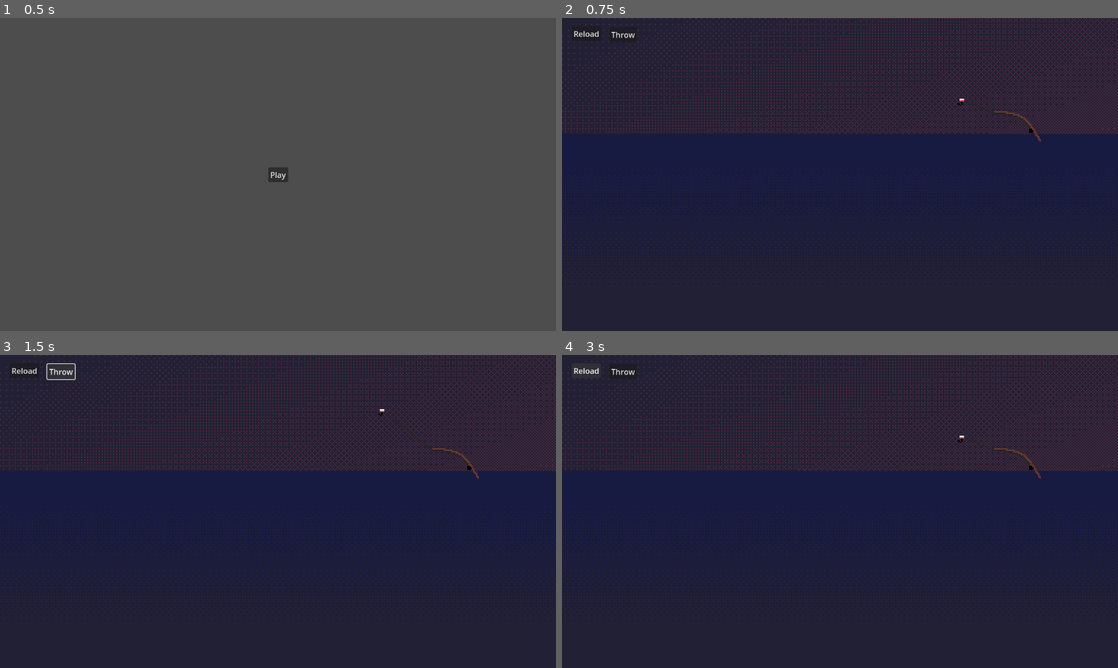
Above: before the commit, frames 1-4 (two rows, left to right).
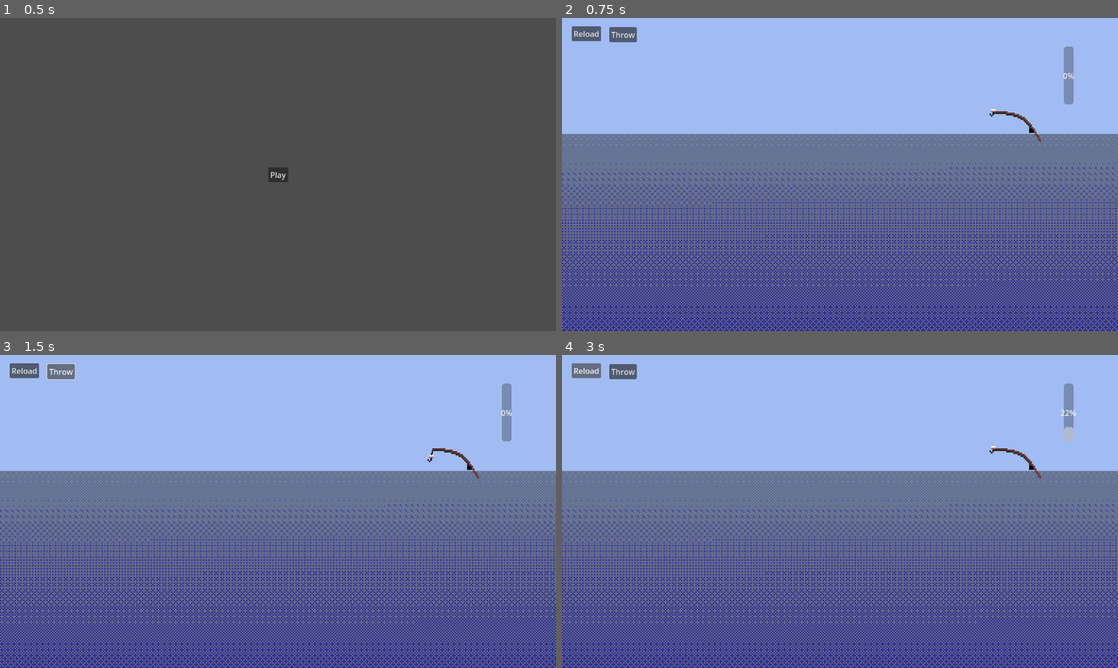
Above: after the commit, the same moments.

Repository: MarinaFlynne/LD54
Game: Godot game, scene res://Scenes/main_menu.tscn
The game is run twice, just before and just after one commit, with the same random seed, the same clock (stepped at 60 frames per second) and the same inputs.
Inputs:
- Up to frame 1 (0.5 s): no input
- Up to frame 2 (0.75 s): click "Play" at 0.5 s
- Up to frame 3 (1.5 s): click "Throw" at 1.25 s
- Up to frame 4 (3 s): click "Reload" at 2 s; tap Enter at 2.75 s; hold Right (ui_right) from 2.78 s (still down); hold Space (throw_rod, bound only after the commit) from 2.78 s (still down)

Frame 1 is identical in both runs. In frame 2, 100% of the frame differs, in the area x 0-100%, y 0-100%; in frame 3, 100%; in frame 4, 100%.

Commit message:
added hook throwing physics

Diff:
--- a/Scenes/fishing.gd
+++ b/Scenes/fishing.gd
@@ -2,6 +2,8 @@
 
 var rod_point
 var hook_point
+var throw_charging: bool = false # true iff the player is currently charging their throw power
+var throw_enabled = true # true iff throwing the rod is currently enabled
 
 # Called when the node enters the scene tree for the first time.
 func _ready():
@@ -12,6 +14,22 @@
 func _process(delta):
 	update_fishing_line()
 
+	if throw_charging:
+		if Input.is_action_pressed("throw_rod"):
+			$ThrowProgress.value += 2
+		else:
+			throw_charging = false
+			throw_enabled = false
+			throw_rod($ThrowProgress.value)
+	elif Input.is_action_just_pressed("throw_rod") and throw_enabled:
+		throw_charging = true
+
+		pass
+
+
+func throw_rod(power):
+	$Hook.throw(power)
+	$ThrowProgress.hide()
 
 func update_fishing_line():
 	rod_point = $FishingRod/AttachPoint.get_global_position()
--- a/Scenes/fishing.tscn
+++ b/Scenes/fishing.tscn
@@ -17,7 +17,6 @@
 script = ExtResource("1_cb4ro")
 
 [node name="SkyAfternoon" type="Sprite2D" parent="."]
-visible = false
 position = Vector2(576, 324)
 scale = Vector2(3, 3)
 texture = ExtResource("1_0w343")
@@ -29,6 +28,7 @@
 texture = ExtResource("3_kcujd")
 
 [node name="SkyNight" type="Sprite2D" parent="."]
+visible = false
 position = Vector2(576, 324)
 scale = Vector2(3, 3)
 texture = ExtResource("4_2kxdc")
@@ -74,7 +74,8 @@
 default_color = Color(0.152941, 0.152941, 0.152941, 1)
 
 [node name="Hook" parent="." instance=ExtResource("5_s578x")]
-position = Vector2(828, 169)
+position = Vector2(894, 191)
+max_throw_velocity = Vector2(-760, -450)
 
 [node name="Throw" type="Button" parent="."]
 offset_left = 98.0
@@ -90,6 +91,13 @@
 offset_bottom = 48.0
 text = "Reload"
 
+[node name="ThrowProgress" type="ProgressBar" parent="."]
+offset_left = 1040.0
+offset_top = 59.0
+offset_right = 1060.0
+offset_bottom = 179.0
+fill_mode = 3
+
 [connection signal="body_entered" from="WaterCollider" to="Hook" method="_on_water_collision_body_entered"]
 [connection signal="body_exited" from="WaterCollider" to="Hook" method="_on_water_collider_body_exited"]
 [connection signal="pressed" from="Throw" to="Hook" method="_on_button_pressed"]
--- a/Scenes/hook.gd
+++ b/Scenes/hook.gd
@@ -4,12 +4,13 @@
 #const SPEED = 300.0
 #const JUMP_VELOCITY = -400.0
 
-var throw_velocity = Vector2(-200, -400) # Adjust as needed
+@export var max_throw_velocity = Vector2(-200, -400) # Adjust as needed
 
 @export var default_gravity_scale: float = 1
 @export var underwater_gravity_scale: float = 0.05
 @export var enter_water_velocity_scale: float = 0.1
-@export var drag_coefficient = 0.01 # Adjust as needed
+@export var drag_coefficient = 0.05 # Adjust as needed
+@export var drag_coefficient_x = 0.5 # Adjust as needed
 
 var gravity_scale: int = default_gravity_scale
 var in_water: bool = false
@@ -35,6 +36,8 @@
 	else:
 		if in_water:
 			gravity_scale = underwater_gravity_scale
+			var drag_force = -velocity.normalized().x * drag_coefficient_x * velocity.length()
+			velocity.x += drag_force * delta
 		else:
 			gravity_scale = default_gravity_scale
 
@@ -59,15 +62,18 @@
 	in_water = true
 #	is_thrown = false
 	# reduce velocity when landing in water
-	velocity.x = 0
+	velocity.x *= 0.1
 	velocity.y = 30
 
 
 func _on_water_collider_body_exited(body):
 	in_water = false
 
+func throw(power):
+#	velocity = max_throw_velocity * (power / 100)
+	velocity = Vector2(max_throw_velocity.x * (power/100), max_throw_velocity.y * (power/100))
+	gravity_on = true
+	is_thrown = true
 
 func _on_button_pressed():
-	velocity = throw_velocity
-	gravity_on = true
-	is_thrown = true
+	throw(20)
--- a/project.godot
+++ b/project.godot
@@ -32,6 +32,11 @@
 "events": [Object(InputEventKey,"resource_local_to_scene":false,"resource_name":"","device":-1,"window_id":0,"alt_pressed":false,"shift_pressed":false,"ctrl_pressed":false,"meta_pressed":false,"pressed":false,"keycode":0,"physical_keycode":65,"key_label":0,"unicode":97,"echo":false,"script":null)
 ]
 }
+throw_rod={
+"deadzone": 0.5,
+"events": [Object(InputEventKey,"resource_local_to_scene":false,"resource_name":"","device":-1,"window_id":0,"alt_pressed":false,"shift_pressed":false,"ctrl_pressed":false,"meta_pressed":false,"pressed":false,"keycode":0,"physical_keycode":32,"key_label":0,"unicode":32,"echo":false,"script":null)
+]
+}
 
 [layer_names]
 
Not shown: 1 places in Scenes/fishing.tscn that only renumber resources
